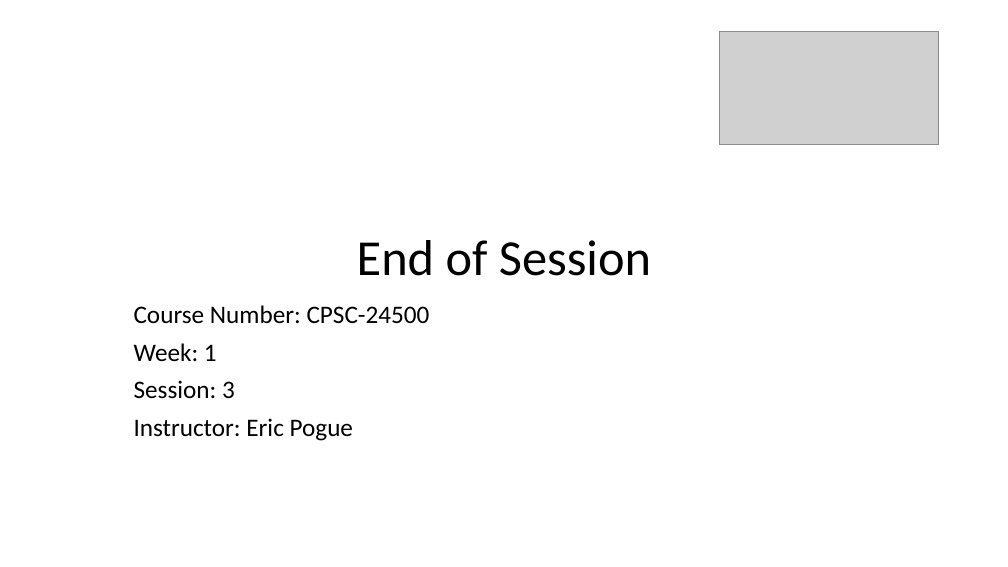
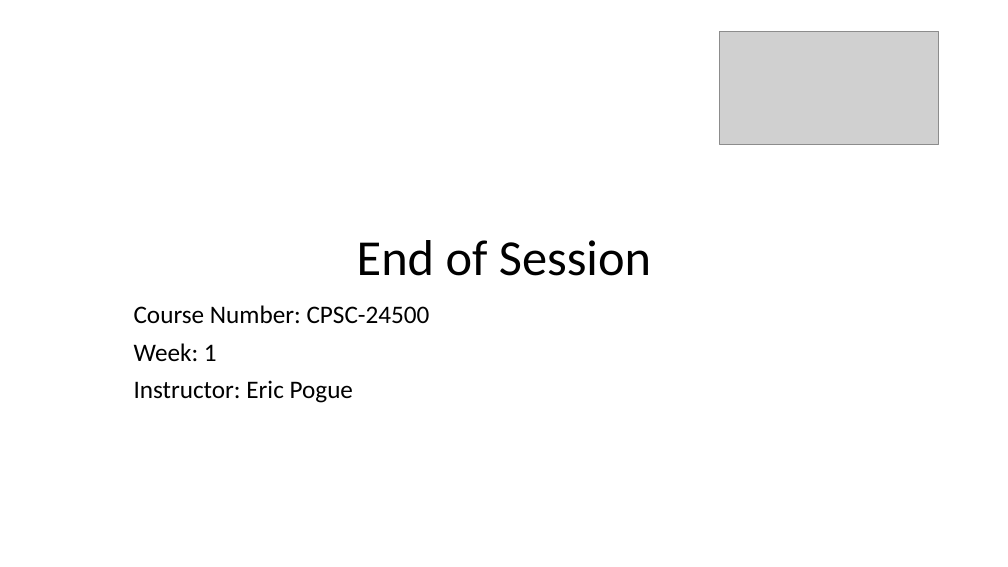
Before and after one commit to EricJPogue/www-epogue-info, a slide deck: slide 47 of CPSC-24500/Week01/2016SpringW01Slides.pptx (slide 51 before the commit). Drawn at 1008x567 pixels with LibreOffice and Linux fonts; fonts in the diff are those of the drawing; grey boxes stand for pictures. Boxes give left, top, right and bottom in pixels: in the first picture for what was removed or moved away, otherwise in the second. Text is boxed around its words. In the diff, an @@ line names an element or a change of style, - is before the commit and + after.

```diff
--- a/CPSC-24500/Week01/2016SpringW01Slides.pptx
+++ b/CPSC-24500/Week01/2016SpringW01Slides.pptx
@@ subtitle at (134, 380, 235, 399): paragraph removed @@
-Session: 3
```
Also in this commit, not shown: 2 other slides changed, 4 slides removed, 1 other file.
